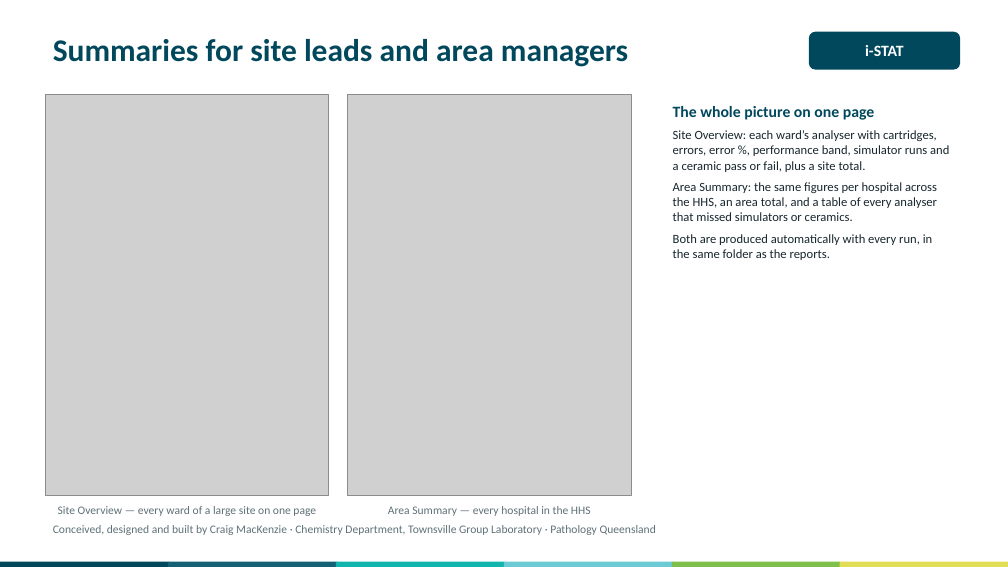
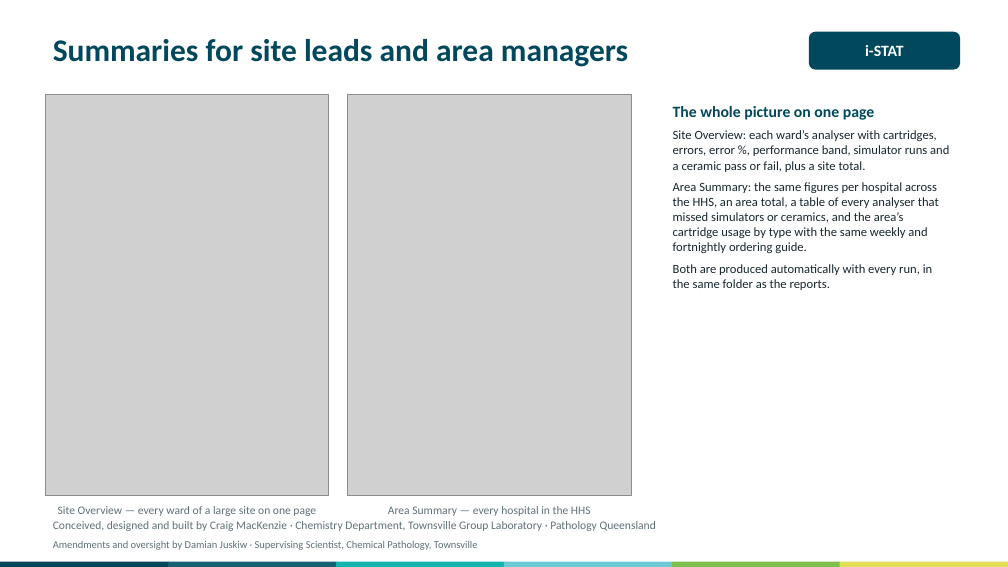
Before and after one commit to swornsealed/Report-app, a slide deck: slide 8 of PQ_Report_Generator_Overview_for_Managers_iSTAT.pptx. Drawn at 1008x567 pixels with LibreOffice and Linux fonts; fonts in the diff are those of the drawing; grey boxes stand for pictures. Boxes give left, top, right and bottom in pixels: in the first picture for what was removed or moved away, otherwise in the second. Text is boxed around its words. In the diff, an @@ line names an element or a change of style, - is before the commit and + after.

```diff
--- a/PQ_Report_Generator_Overview_for_Managers_iSTAT.pptx
+++ b/PQ_Report_Generator_Overview_for_Managers_iSTAT.pptx
@@ text at (673, 182, 939, 253): text changed @@
-Area Summary: the same figures per hospital across the HHS, an area total, and a table of every analyser that missed simulators or ceramics.
+Area Summary: the same figures per hospital across the HHS, an area total, a table of every analyser that missed simulators or ceramics, and the area’s cartridge usage by type with the same weekly and fortnightly ordering guide.
@@ text at (53, 540, 478, 550): paragraph added @@
+Amendments and oversight by Damian Juskiw · Supervising Scientist, Chemical Pathology, Townsville
```
Also in this commit, not shown: 10 other slides changed, 1 slide added, 20 other files.
